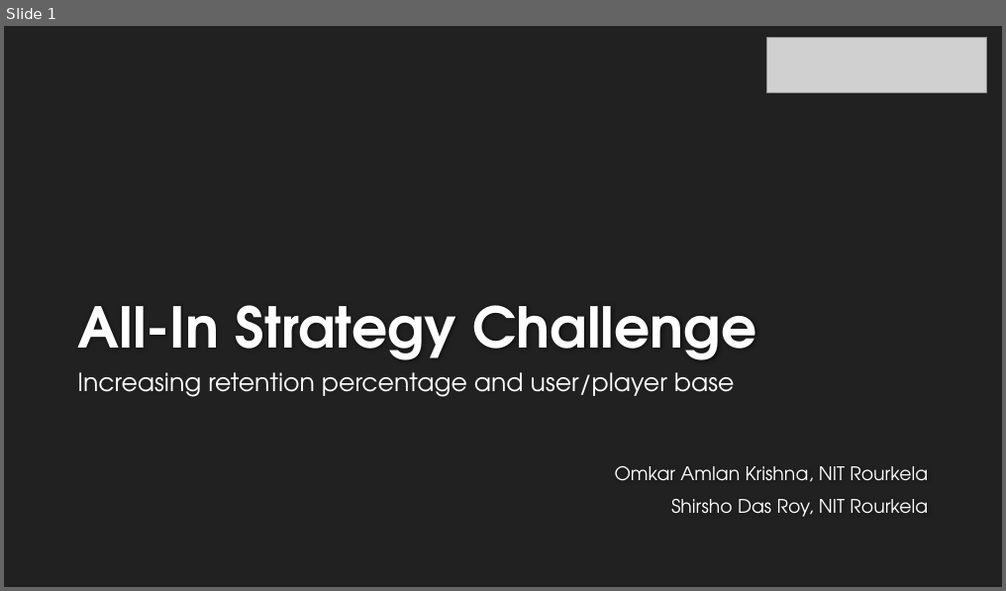
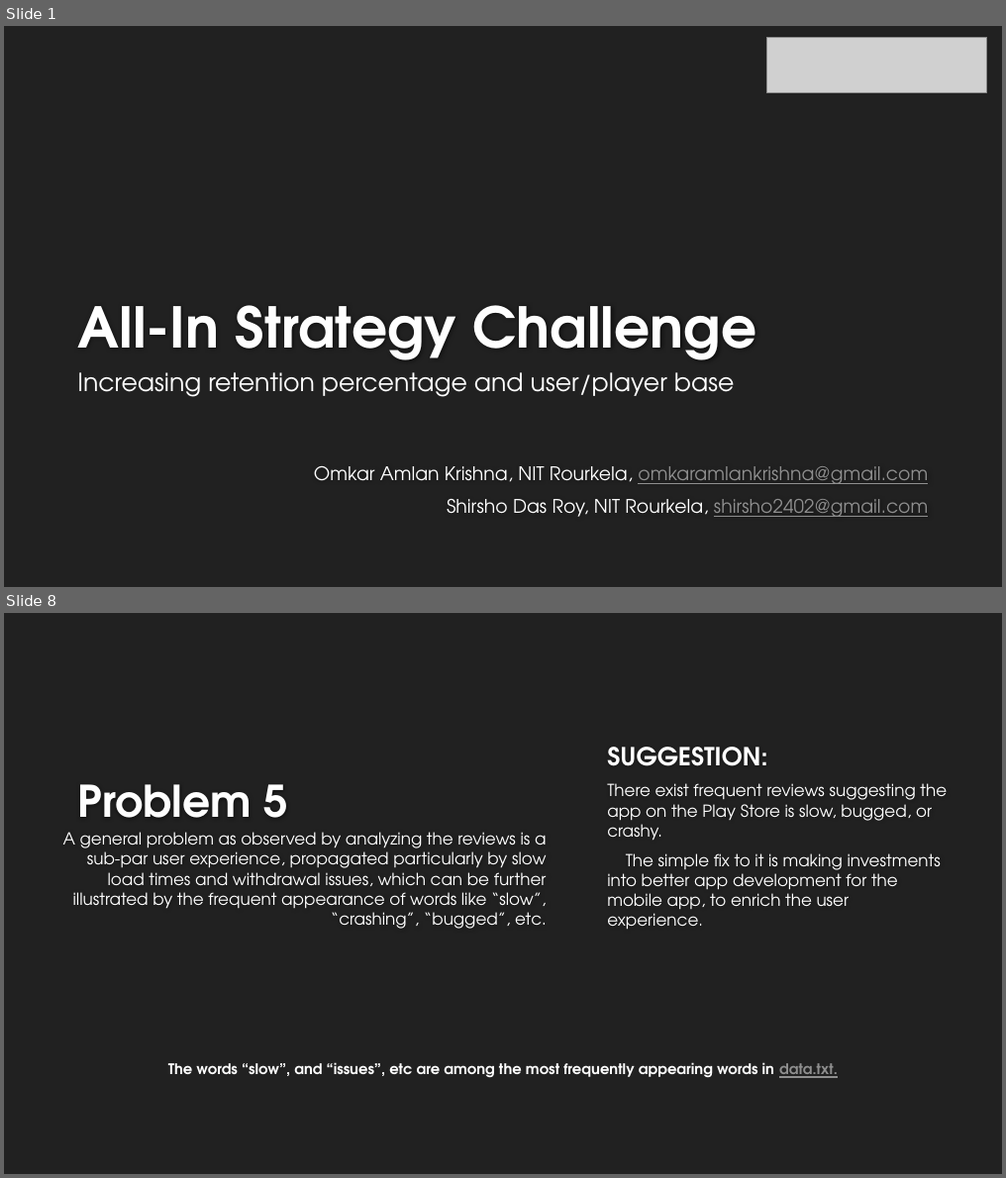
Before and after one commit to OmkarAmlan/AIC, a slide deck: All-In Strategy Challenge.pptx. Shown one above the other, each under a label of ours: slide 1 before the commit, slides 1 and 8 after it; the slides between them are not shown. The pictures are 1006x591 and 1006x1178 pixels, drawn with LibreOffice and Linux fonts; fonts in the diff are those of the drawing; grey boxes stand for pictures; background and template pictures are left out. Boxes give left, top, right and bottom in pixels: in the first picture for what was removed or moved away, otherwise in the second. Text is boxed around its words. In the diff, an @@ line names an element or a change of style, - is before the commit and + after.

```diff
--- a/All-In Strategy Challenge.pptx
+++ b/All-In Strategy Challenge.pptx
@@ slide 8 added at bbox=[4, 613, 1002, 1174], background #212121 @@
@@ text added at bbox=[607, 747, 946, 930], 16 pt, text #FFFFFF @@
+SUGGESTION:
+There exist frequent reviews suggesting the app on the Play Store is slow, bugged, or crashy.
+The simple fix to it is making investments into better app development for the mobile app, to enrich the user experience.
@@ title added at bbox=[77, 784, 288, 836], 42 pt, text #FEFEFE, bold @@
+Problem 5
@@ text added at bbox=[63, 832, 547, 929], 16 pt, text #FFFFFF @@
+A general problem as observed by analyzing the reviews is a sub-par user experience, propagated particularly by slow load times and withdrawal issues, which can be further illustrated by the frequent appearance of words like “slow”, “crashing”, “bugged”, etc.
@@ text added at bbox=[168, 1062, 838, 1078], 14 pt, text #FFFFFF, bold @@
+The words “slow”, and “issues”, etc are among the most frequently appearing words in data.txt.
@@ slide 1 changed as well @@
@@ subtitle at bbox=[314, 467, 928, 517]: text changed @@
-Omkar Amlan Krishna, NIT Rourkela
-Shirsho Das Roy, NIT Rourkela
+Omkar Amlan Krishna, NIT Rourkela, omkaramlankrishna@gmail.com
+Shirsho Das Roy, NIT Rourkela, shirsho2402@gmail.com
```
Also in this commit, not shown: 8 other slides added, 2 other files.
